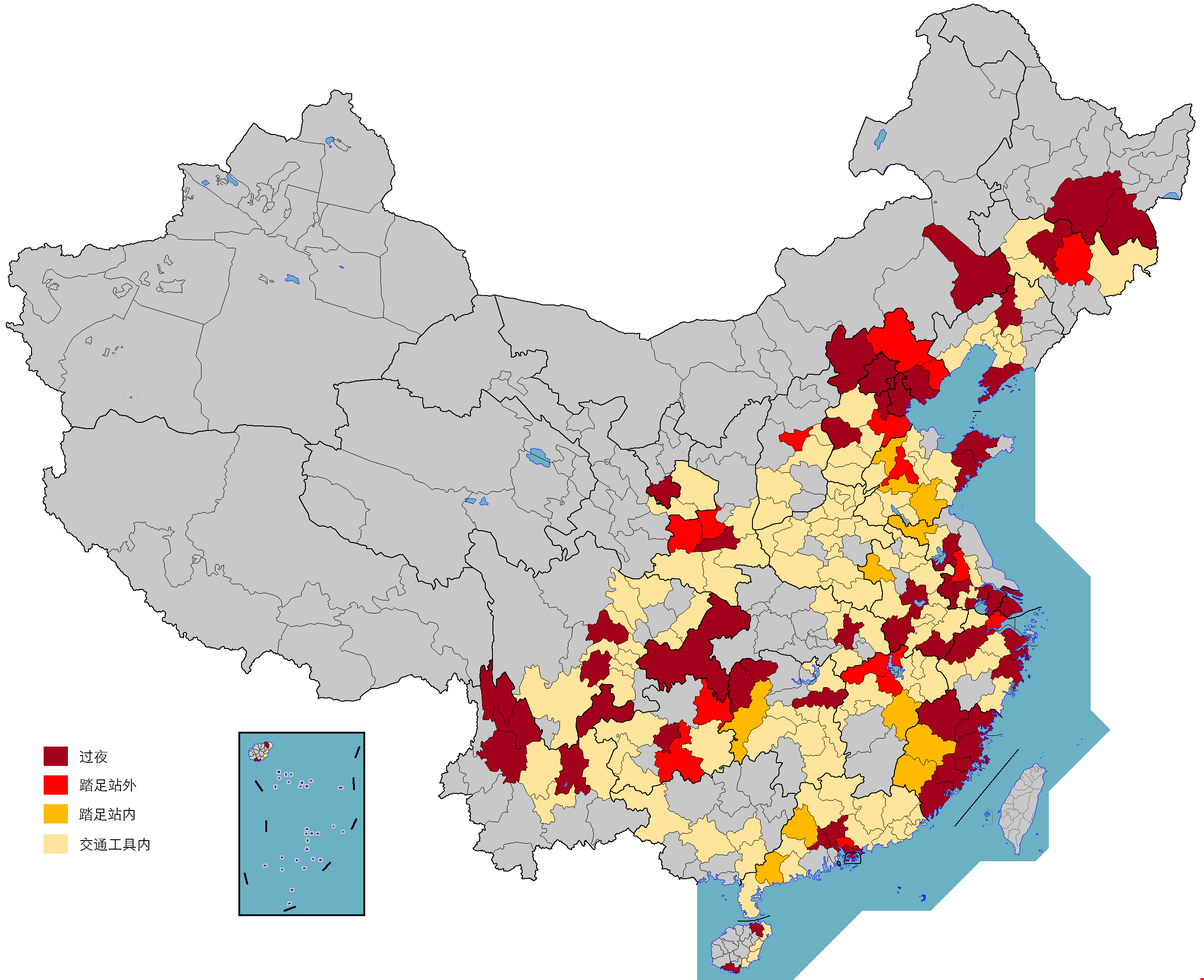
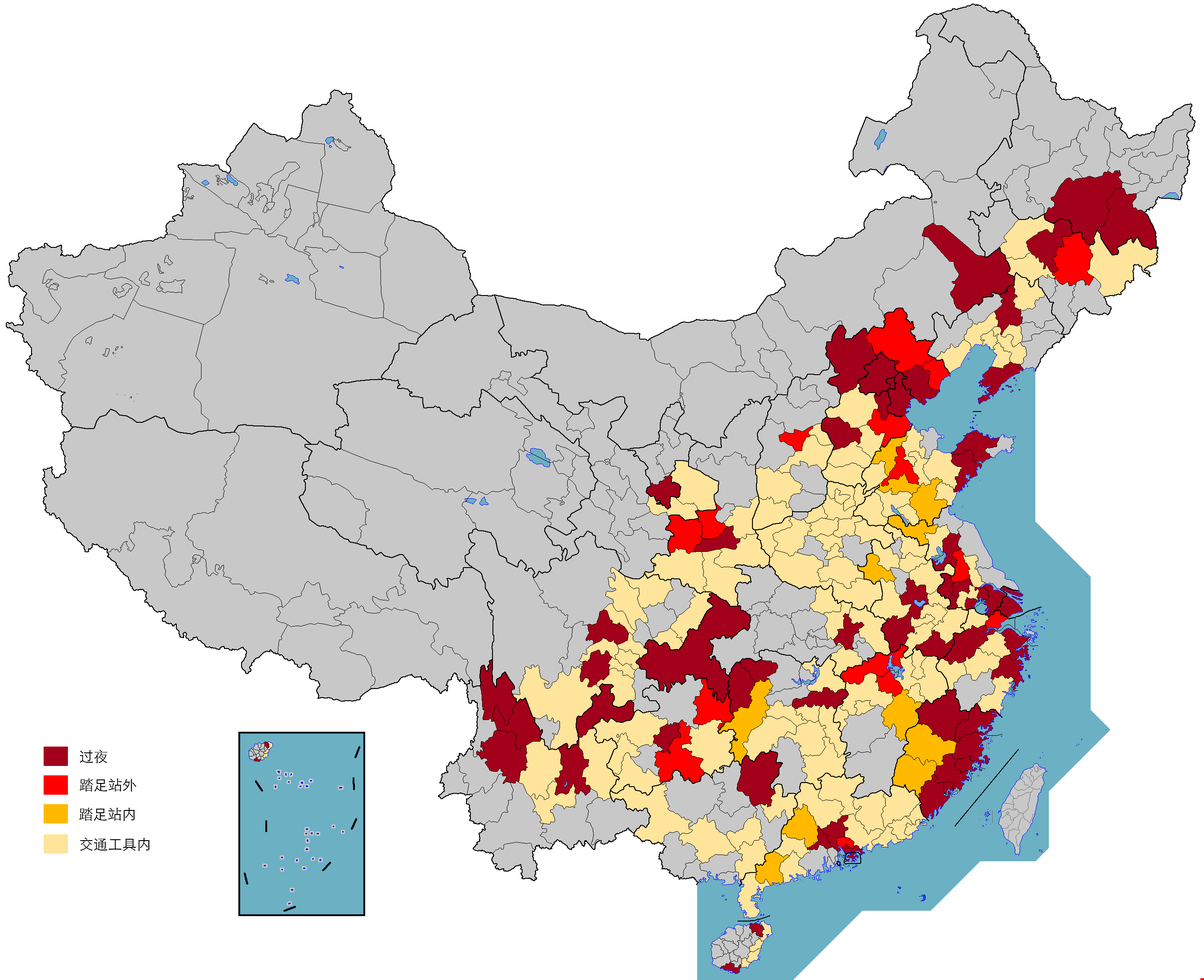
Revision of a layered 1204 × 980 image; what changed, layer by layer:
painted on "Background" over box(737, 750, 797, 823)
